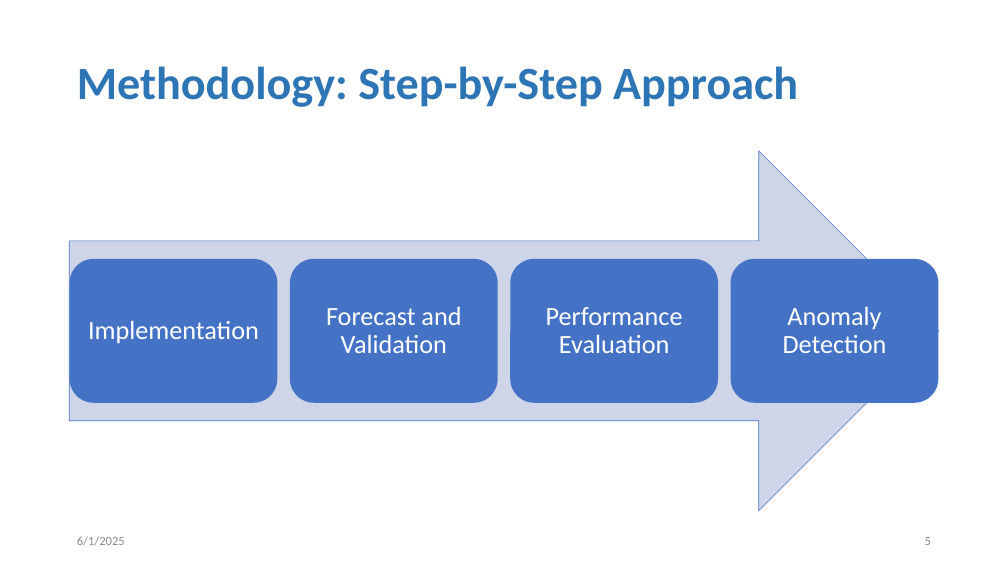
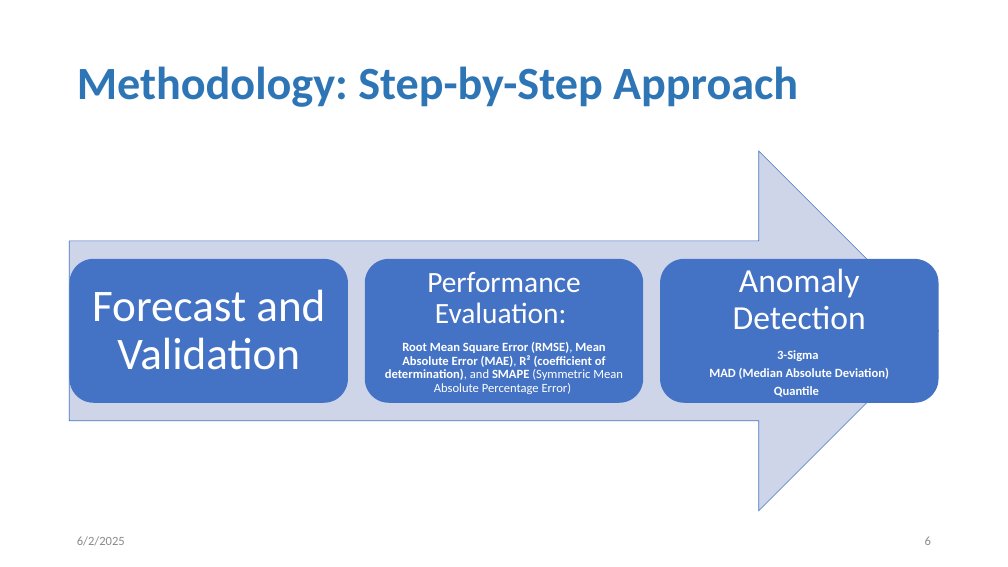
Before and after one commit to tanjilaahmed2/cesnet-anomaly-detection, a slide deck: slide 6 of LBNL Panel Interview_Tanjila.pptm (slide 5 before the commit). Drawn at 1008x567 pixels with LibreOffice and Linux fonts; fonts in the diff are those of the drawing. Boxes give left, top, right and bottom in pixels: in the first picture for what was removed or moved away, otherwise in the second. Text is boxed around its words. In the diff, an @@ line names an element or a change of style, - is before the commit and + after.

```diff
--- a/LBNL Panel Interview_Tanjila.pptm
+++ b/LBNL Panel Interview_Tanjila.pptm
@@ rounded rectangle: place and size @@
-rounded rectangle at bbox=[70, 259, 278, 402]
+rounded rectangle at bbox=[70, 259, 348, 402]
@@ text "Forecast and Validation": place and size @@
-text "Forecast and Validation" at bbox=[326, 306, 461, 353]
+text "Forecast and Validation" at bbox=[92, 289, 325, 370]
@@ text "Forecast and Validation" at bbox=[92, 289, 325, 370]: size 25 to 43 pt; more space between paragraphs @@
@@ rounded rectangle: place and size @@
-rounded rectangle at bbox=[290, 259, 498, 402]
+rounded rectangle at bbox=[365, 259, 644, 402]
@@ rounded rectangle removed at bbox=[510, 259, 718, 402] @@
@@ rounded rectangle: place and size @@
-rounded rectangle at bbox=[730, 259, 938, 402]
+rounded rectangle at bbox=[660, 259, 938, 402]
@@ text "Anomaly Detection": place and size @@
-text "Anomaly Detection" at bbox=[783, 306, 887, 353]
+text "Anomaly Detection" at bbox=[709, 268, 889, 397]
@@ text at bbox=[733, 268, 866, 330]: size 25 to 32 pt in "Anomaly Detection"; more space between paragraphs @@
@@ text added at bbox=[385, 272, 623, 394], 12 pt, text #FFFFFF, bold @@
+Performance Evaluation:
+Root Mean Square Error (RMSE), Mean Absolute Error (MAE), R² (coefficient of determination), and SMAPE (Symmetric Mean Absolute Percentage Error)
@@ text removed at bbox=[88, 320, 259, 344] @@
-Implementation
@@ text removed at bbox=[546, 307, 683, 353] @@
-Performance Evaluation
@@ text at bbox=[709, 350, 889, 397]: paragraphs added @@
+3-Sigma
+MAD (Median Absolute Deviation)
+Quantile
```
Also in this commit, not shown: 25 other slides changed, 4 slides added.
